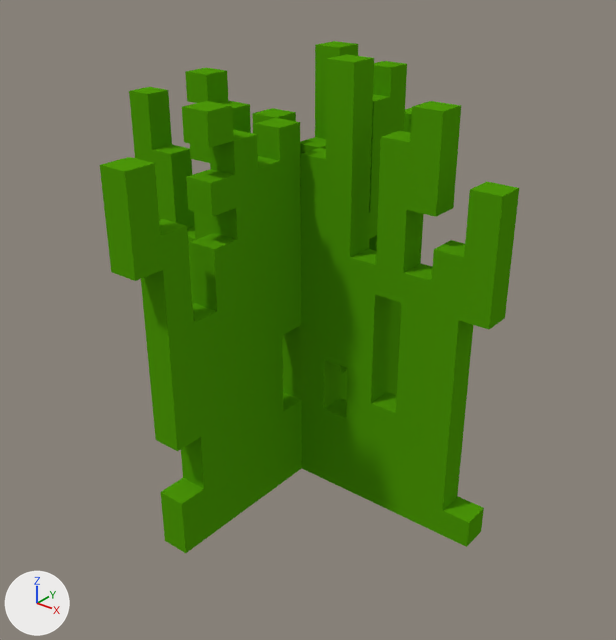
What one commit did to the Blender file 01-Models/Animated-Grass.blend.
The view is the same before and after, from a 50 mm camera at (2.3, -2.81, 1.54) aimed at (0.09, -0.04, -0.18). Lighting does not change. The marker at lower left points along +X, +Y and +Z. The same objects are shown in both versions, whatever each file hides.

Names of what the first picture shows: 'Grass.000', 'Grass.003'.
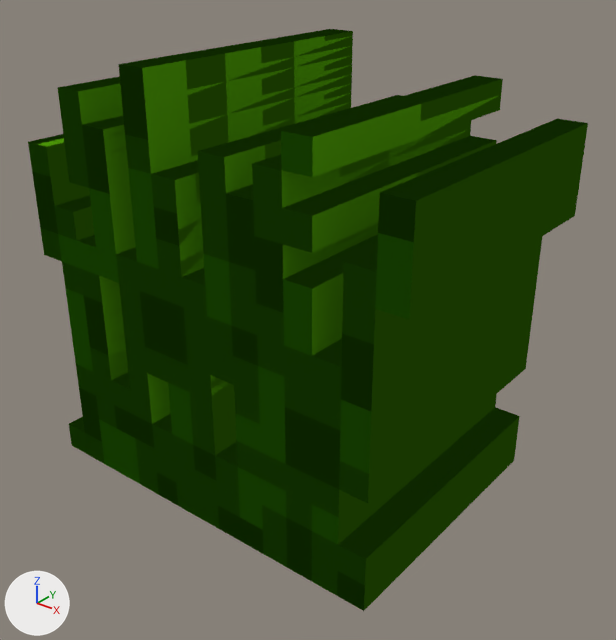
Changed parts and their boxes [x1, y1, x2, y2] in the pictures (616 x 640 px):
'Grass.000', turned, rescaled
    before: [100, 41, 412, 553]
    after: [28, 29, 588, 611]
'Grass.003', turned, rescaled (not visible afterwards)
    before: [129, 55, 519, 547]

The change, as a diff of the scene's bpy script:
```diff
--- a/01-Models/Animated-Grass.blend.py
+++ b/01-Models/Animated-Grass.blend.py
@@ ob_grass_003 @@
 ob_grass_003.location = (0.0, 0.0, 0.0)
-ob_grass_003.rotation_euler = (0.0, 0.0, 3.142)  # degrees (0, 0, 180)
-ob_grass_003.scale = (1.0, 0.1, 1.0)
@@ ob_grass_000 @@
 ob_grass_000.location = (0.0, 0.0, 0.0)
-ob_grass_000.rotation_euler = (0.0, 0.0, -1.571)  # degrees (0, 0, -90)
-ob_grass_000.scale = (1.0, 0.1, 1.0)
```
